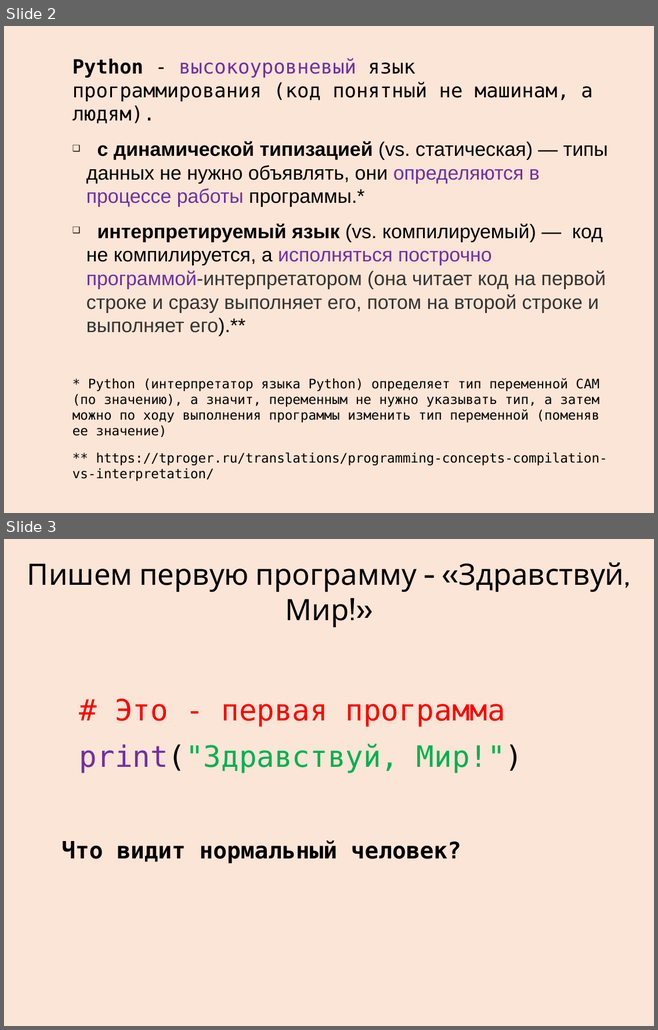
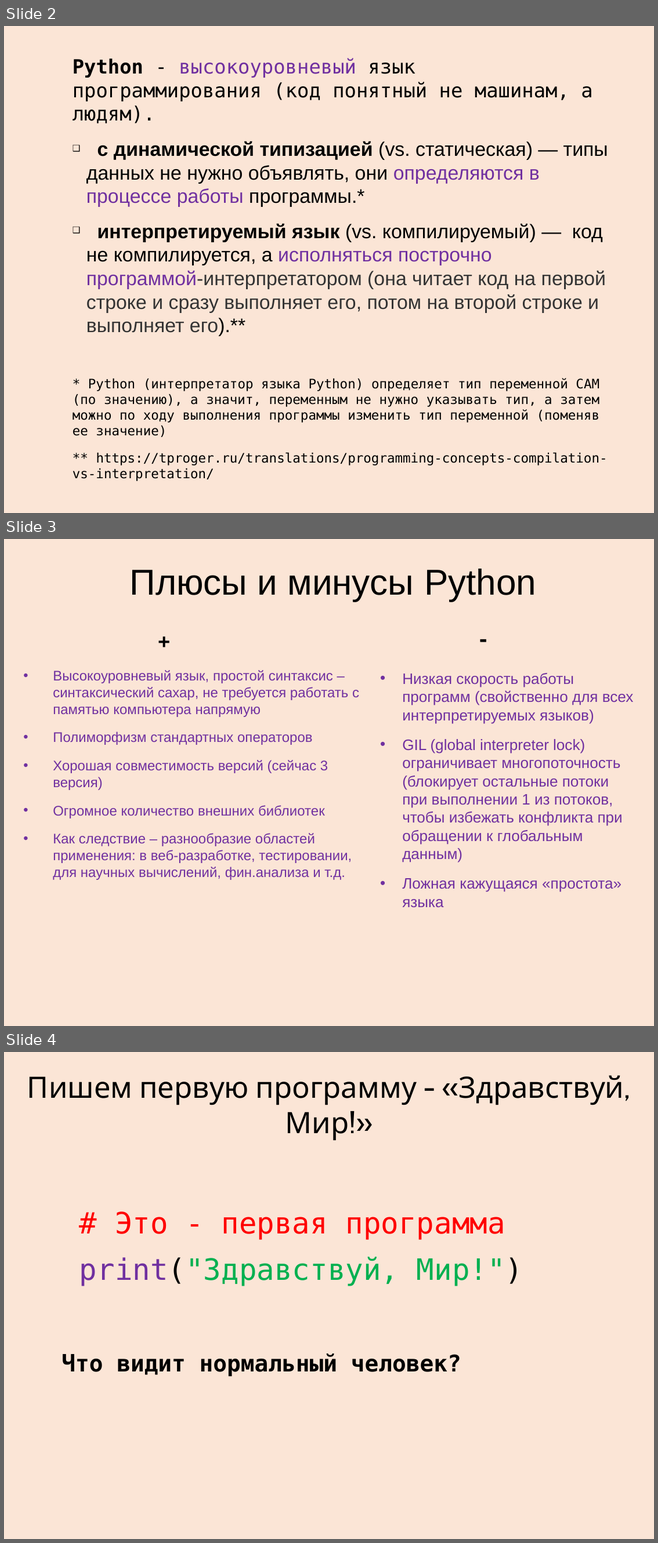
Before and after one commit to Lisovsa/PythonCourse, a slide deck: Lectures/Lesson 1. Types and functions in general..ppt. Shown one above the other, each under a label of ours: slides 2 and 3 before the commit, slides 2, 3 and 4 after it. The pictures are 658x1030 and 658x1543 pixels, drawn with LibreOffice and Linux fonts; fonts in the diff are those of the drawing. Boxes give left, top, right and bottom in pixels: in the first picture for what was removed or moved away, otherwise in the second. Text is boxed around its words. In the diff, an @@ line names an element or a change of style, - is before the commit and + after.

```diff
--- a/Lectures/Lesson 1. Types and functions in general..ppt
+++ b/Lectures/Lesson 1. Types and functions in general..ppt
@@ slide 3 added at <box>4,539,654,1026</box>, background #FBE5D6 @@
@@ title added at <box>129,569,536,601</box>, 44 pt, text #000000 @@
+Плюсы и минусы Python
@@ text added at <box>329,618,638,650</box>, 24 pt, text #000000, bold @@
+-
@@ text added at <box>6,627,322,654</box>, 24 pt, text #000000, bold @@
++
@@ text added at <box>53,670,359,880</box>, 17 pt, text #7030A0 @@
+• Высокоуровневый язык, простой синтаксис – синтаксический сахар, не требуется работать с памятью компьютера напрямую
+• Полиморфизм стандартных операторов
+• Хорошая совместимость версий (сейчас 3 версия)
+• Огромное количество внешних библиотек
+• Как следствие – разнообразие областей применения: в веб-разработке, тестировании, для научных вычислений, фин.анализа и т.д.
@@ text added at <box>402,673,633,908</box>, 18.5 pt, text #7030A0 @@
+• Низкая скорость работы программ (свойственно для всех интерпретируемых языков)
+• GIL (global interpreter lock) ограничивает многопоточность (блокирует остальные потоки при выполнении 1 из потоков, чтобы избежать конфликта при обращении к глобальным данным)
+• Ложная кажущаяся «простота» языка
@@ what was slide 3 is now slide 4 @@
```
Also in this commit, not shown: 3 slides changed, 2 other slides added, 11 other files.
